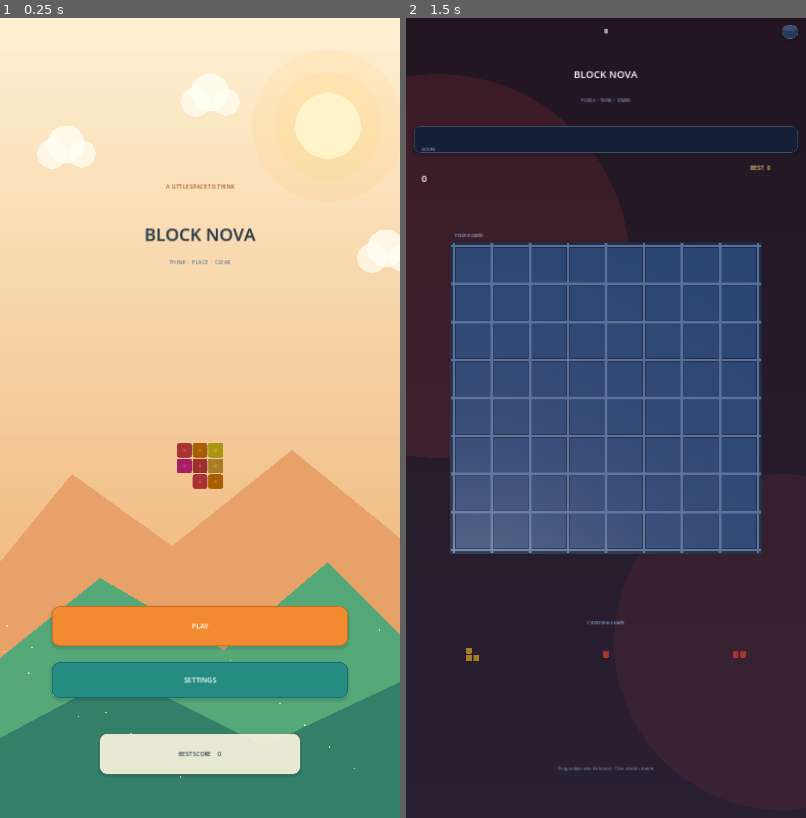
Above: before the commit, frames 1-2 (left to right).
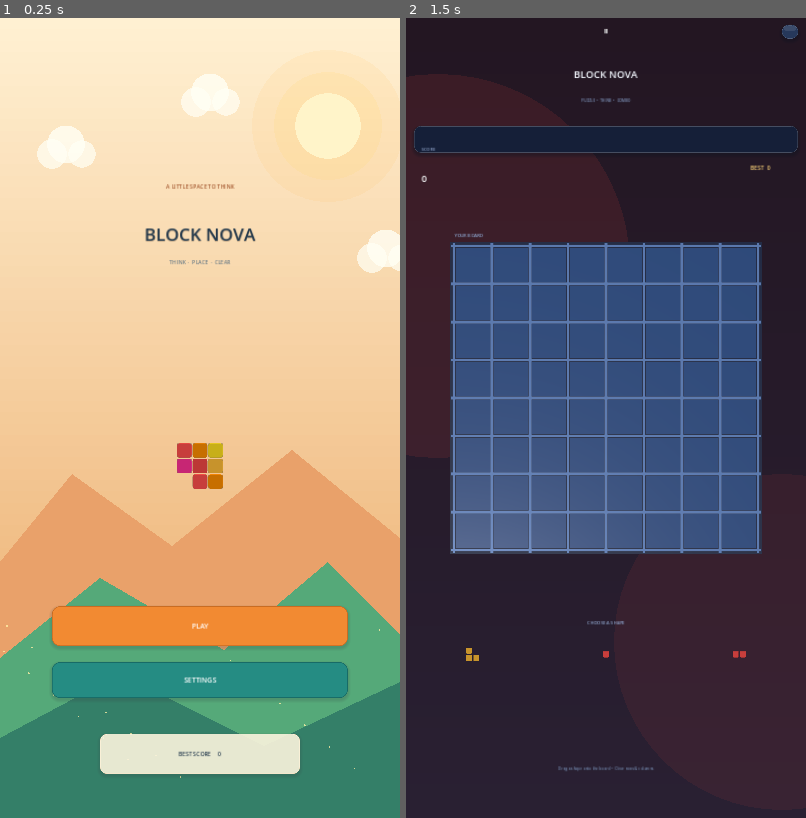
Above: after the commit, the same moments.

Repository: mahdialloui01-art/BlockNova
Game: Godot game, scene res://scenes/main.tscn
The game is run twice, just before and just after one commit, with the same random seed, the same clock (stepped at 60 frames per second) and the same inputs.
Inputs (mouse positions are in pixels of both pictures, inside the frame that each line leads up to):
- Up to frame 1 (0.25 s): no input
- Up to frame 2 (1.5 s): click "PLAY" at 0.5 s; tap Enter at 1.25 s; move the mouse to (694, 378) at 1.27 s; click (694, 378) at 1.42 s

The runs differ from the first frame. In frame 1, 0.5% of the frame differs, in the area x 44-56%, y 53-59%; in frame 2, less than 0.1%.

Commit message:
Boost placed cube color retention and reduce washed-out highlights

Diff:
--- a/scripts/main_2_5d.gd
+++ b/scripts/main_2_5d.gd
@@ -64,13 +64,13 @@
     environment.background_color = Color(0, 0, 0, 0)
     environment.ambient_light_source = Environment.AMBIENT_SOURCE_COLOR
     environment.ambient_light_color = Color(0.72, 0.78, 0.92)
-    environment.ambient_light_energy = 0.8
+    environment.ambient_light_energy = 0.95
     environment_node.environment = environment
     _world_root.add_child(environment_node)
 
     var light := DirectionalLight3D.new()
     light.rotation_degrees = Vector3(-48, -28, 0)
-    light.light_energy = 1.15
+    light.light_energy = 1.30
     light.shadow_enabled = true
     light.shadow_bias = 0.05
     _world_root.add_child(light)
@@ -193,9 +193,12 @@
     var material := StandardMaterial3D.new()
     # Filled, softly rounded puzzle tile with gentle top-face gradient and restrained gloss.
     material.albedo_color = color
+    # Strong self-lit color prevents warm tiles from turning dull or dark after placement.
     material.emission_enabled = true
-    material.emission = color * 0.10
-    material.roughness = 0.27
+    material.emission = color
+    material.emission_energy_multiplier = 0.38
+    material.cull_mode = BaseMaterial3D.CULL_DISABLED
+    material.roughness = 0.32
     material.metallic = 0.0
     material.metallic_specular = 0.38
     material.specular_mode = BaseMaterial3D.SPECULAR_SCHLICK_GGX
@@ -219,11 +222,11 @@
     float soft_edge = 1.0 - smoothstep(0.12, 0.52, r);
     ALBEDO = glow_color.rgb;
     EMISSION = glow_color.rgb * (0.20 + glow * 0.85);
-    ALPHA = soft_edge * (0.10 + glow * 0.24);
+    ALPHA = soft_edge * (0.035 + glow * 0.075);
 }
 """
     material.shader = shader
-    material.set_shader_parameter("glow_color", color.lightened(0.42))
+    material.set_shader_parameter("glow_color", color.lightened(0.16))
     return material
 
 func _add_center_glow(parent: Node3D, world_scale: float, color: Color) -> void:
